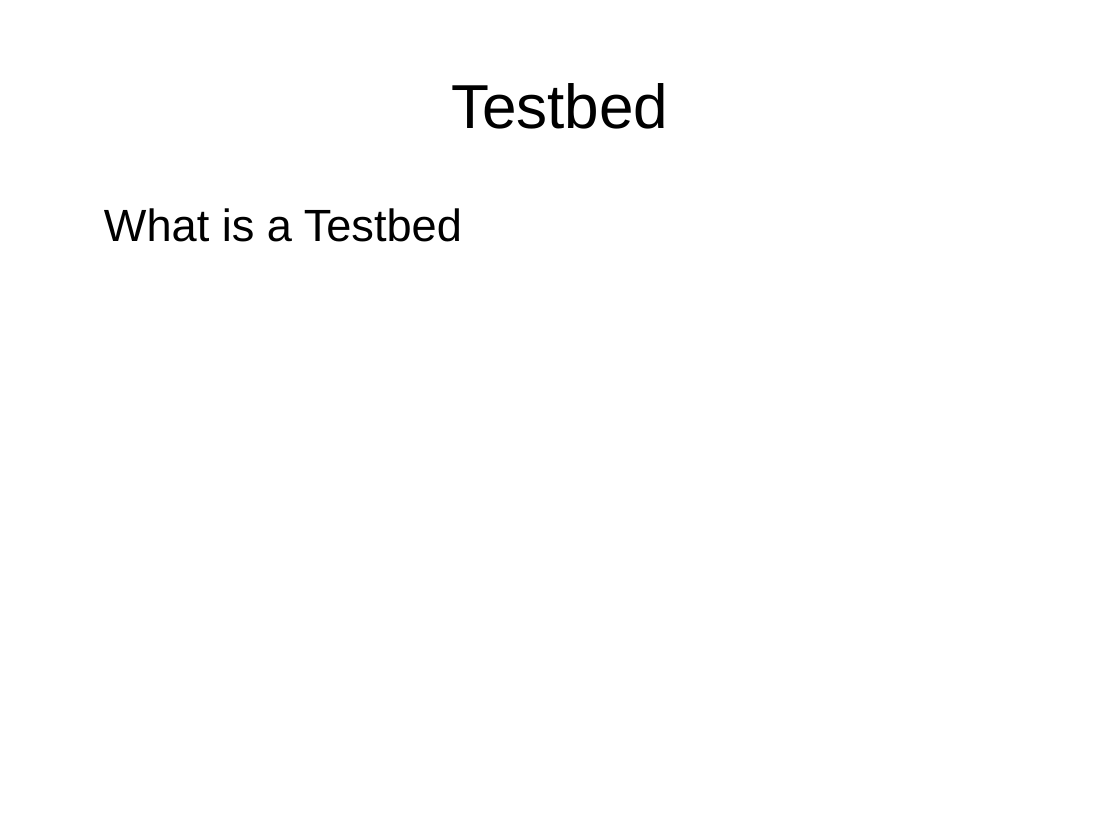
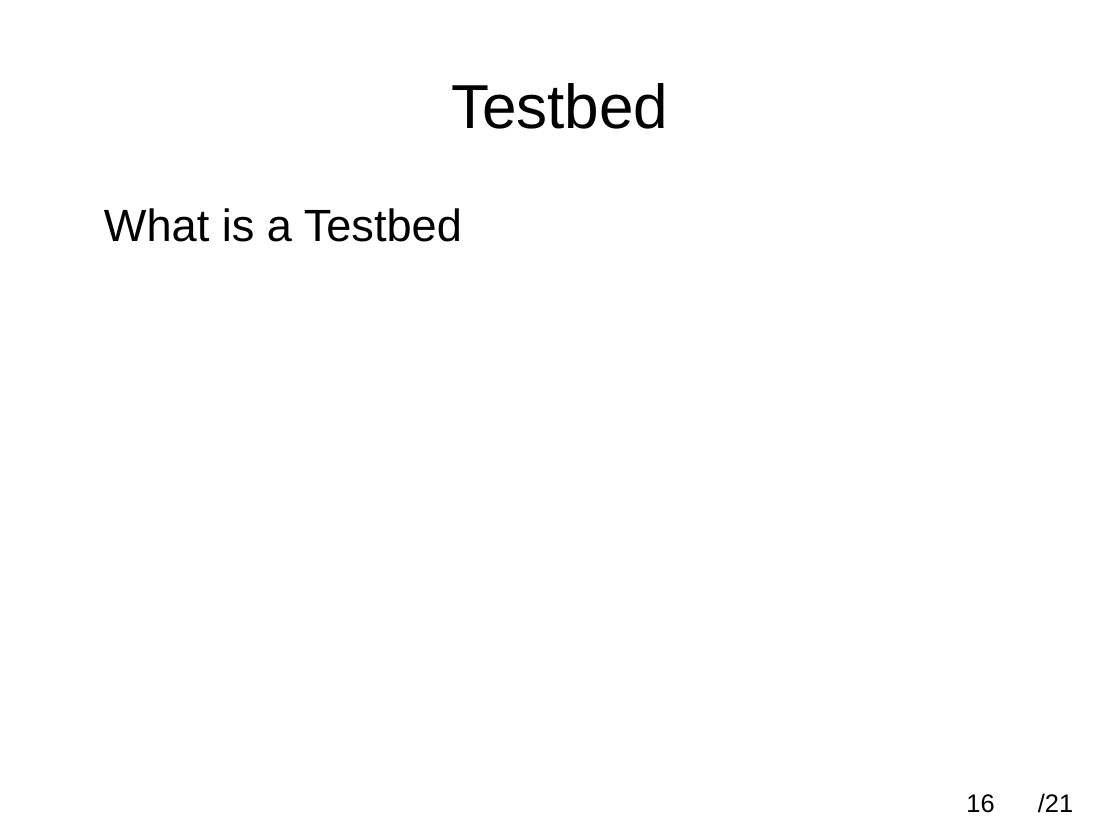
Before and after one commit to SergioAlmendros/A-bottom-up-sensor-testbed, a slide deck: slide 16 of Presentation/presentation2.odp. Drawn at 1120x840 pixels with LibreOffice and Linux fonts; fonts in the diff are those of the drawing. Boxes give left, top, right and bottom in pixels: in the first picture for what was removed or moved away, otherwise in the second. Text is boxed around its words. In the diff, an @@ line names an element or a change of style, - is before the commit and + after.

```diff
--- a/Presentation/presentation2.odp
+++ b/Presentation/presentation2.odp
@@ page number added at (x1=966, y1=794, x2=994, y2=813), 18 pt, text #000000 @@
+16
@@ text added at (x1=1038, y1=793, x2=1073, y2=813), 18 pt, text #000000 @@
+/21
```
Also in this commit, not shown: 14 other slides changed, 5 slides added, 5 slides removed, 7 other files.
